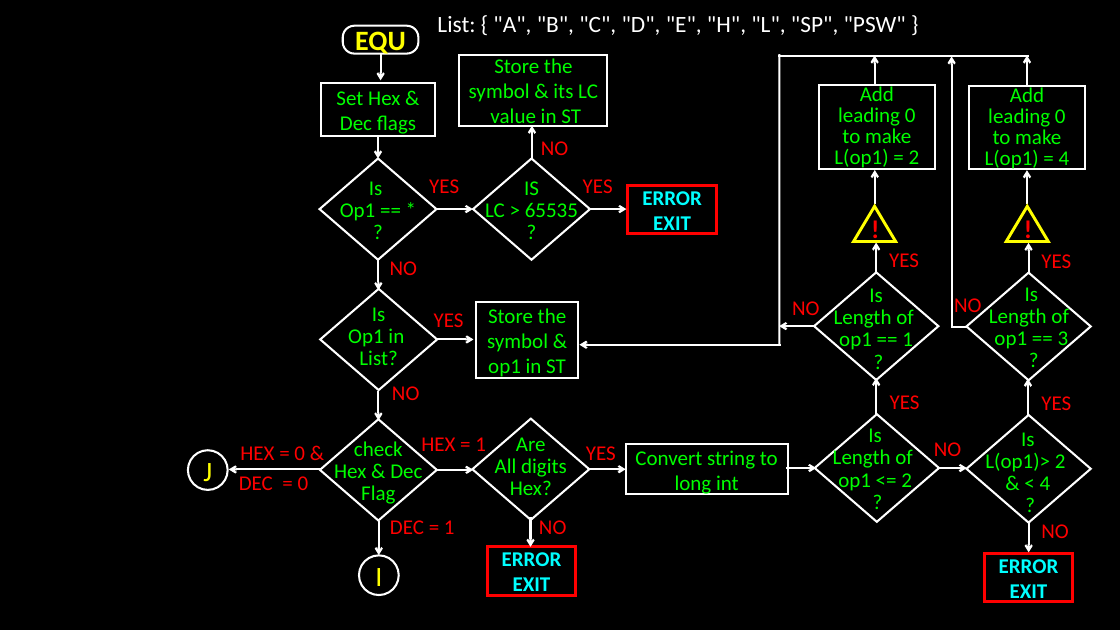
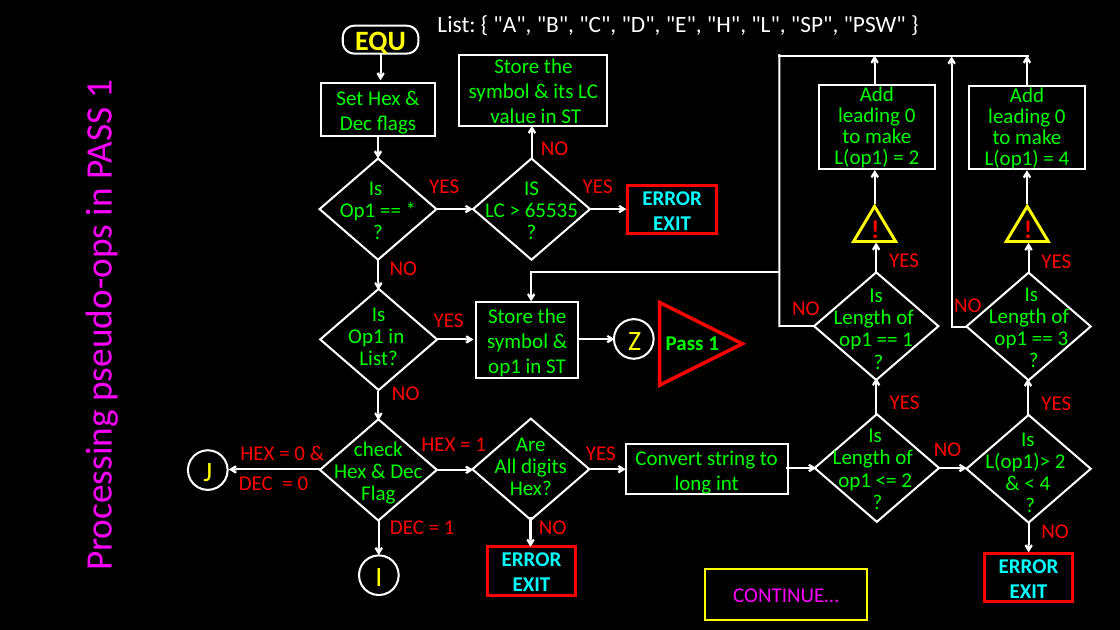
Before and after one commit to bondeabhijeet/8085, a slide deck: slide 6 of Pass 1 8085.pptx. Drawn at 1120x630 pixels with LibreOffice and Linux fonts; fonts in the diff are those of the drawing. Boxes give left, top, right and bottom in pixels: in the first picture for what was removed or moved away, otherwise in the second. Text is boxed around its words. In the diff, an @@ line names an element or a change of style, - is before the commit and + after.

```diff
--- a/Pass 1 8085.pptx
+++ b/Pass 1 8085.pptx
@@ line moved from (780, 55) - (780, 345) to (780, 55) - (780, 328) @@
@@ text added at [76,81,122,566], 32 pt, text #FF00FF @@
+Processing pseudo-ops in PASS 1
@@ arrow moved from (781, 344) - (580, 344) to (779, 272) - (531, 272) @@
@@ arrow (779, 272) - (531, 272): arrow to line @@
@@ arrow added from (531, 271) to (531, 302), #FFFFFF 1.75 pt @@
@@ ellipse added at [614,319,654,359], outline #FFFFFF 1.75 pt, 24 pt, text #FFFF00 @@
+Z
@@ flow chart extract added at [660,302,742,385], fill #000000, outline #FF0000 3 pt @@
@@ arrow (816, 326) - (780, 326): arrow to line @@
@@ arrow added from (578, 339) to (615, 339), #FFFFFF 1.75 pt @@
@@ text added at [666,332,719,356], 18 pt, text #00FF00, bold @@
+Pass 1
@@ rectangle added at [705,570,867,620], outline #FFFF00 1.75 pt, 18 pt, text #FF00FF @@
+CONTINUE…
```
Also in this commit, not shown: 1 other slide changed, 9 other files.
